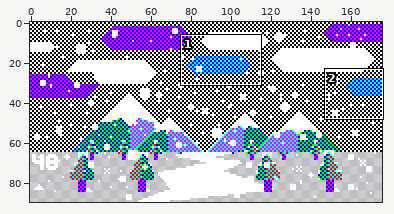
File history of a sprite sheet, AFBWeatherland/0048.png. Above, an overview of the earlier version with the close-up marked.
Close-up. Old version:
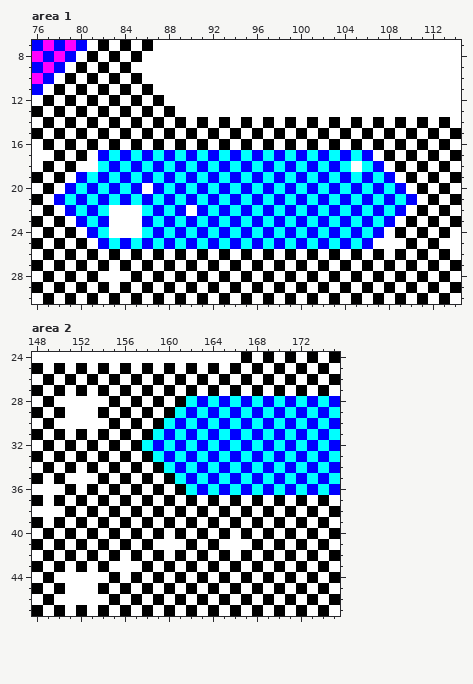
The file is 176x90 pixels. Shown: area 1: x 76..114, y 7..30; area 2: x 148..175, y 24..47.
Now the later version:
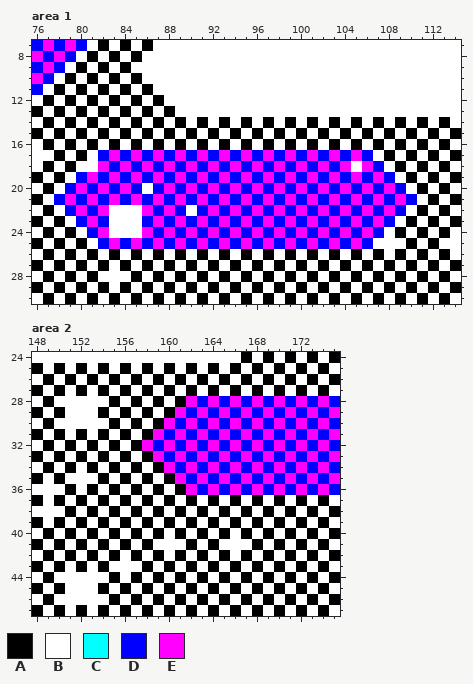
Palette (. is transparent): A #000000  B #ffffff  C #00ffff  D #0000ff  E #ff00ff
Edits made:
Changed rows in their new state; - is an unchanged pixel.
Area 1:
first column x 79:
17 ----E-E-E-E-E-E-E-E-E-E-E-E----
18 ---E-E-E-E-E-E-E-E-E-E-E-E-E---
19 --E-E-E-E-E-E-E-E-E-E-E-E-E-E--
20 -E-E-E---E-E-E-E-E-E-E-E-E-E-E-
21 E-E-E-E-E-E-E-E-E-E-E-E-E-E-E-E
22 -E-E---E-E---E-E-E-E-E-E-E-E-E-
23 --E-----E-E-E-E-E-E-E-E-E-E-E--
24 ---E---E-E-E-E-E-E-E-E-E-E-E---
25 ----E-E-E-E-E-E-E-E-E-E-E-E----
Area 2:
first column x 158:
28 ----E-E-E-E-E-E-E-
29 ---E-E-E-E-E-E-E-E
30 --E-E-E-E-E-E-E-E-
31 -E-E-E-E-E-E-E-E-E
32 E-E-E-E-E-E-E-E-E-
33 -E-E-E-E-E-E-E-E-E
34 --E-E-E-E-E-E-E-E-
35 ---E-E-E-E-E-E-E-E
36 ----E-E-E-E-E-E-E-
Boxes around the changes in both close-ups, in picture pixels (x1, y1, x2, y2):
changed: (65, 150, 406, 249)
changed: (142, 396, 340, 495)
